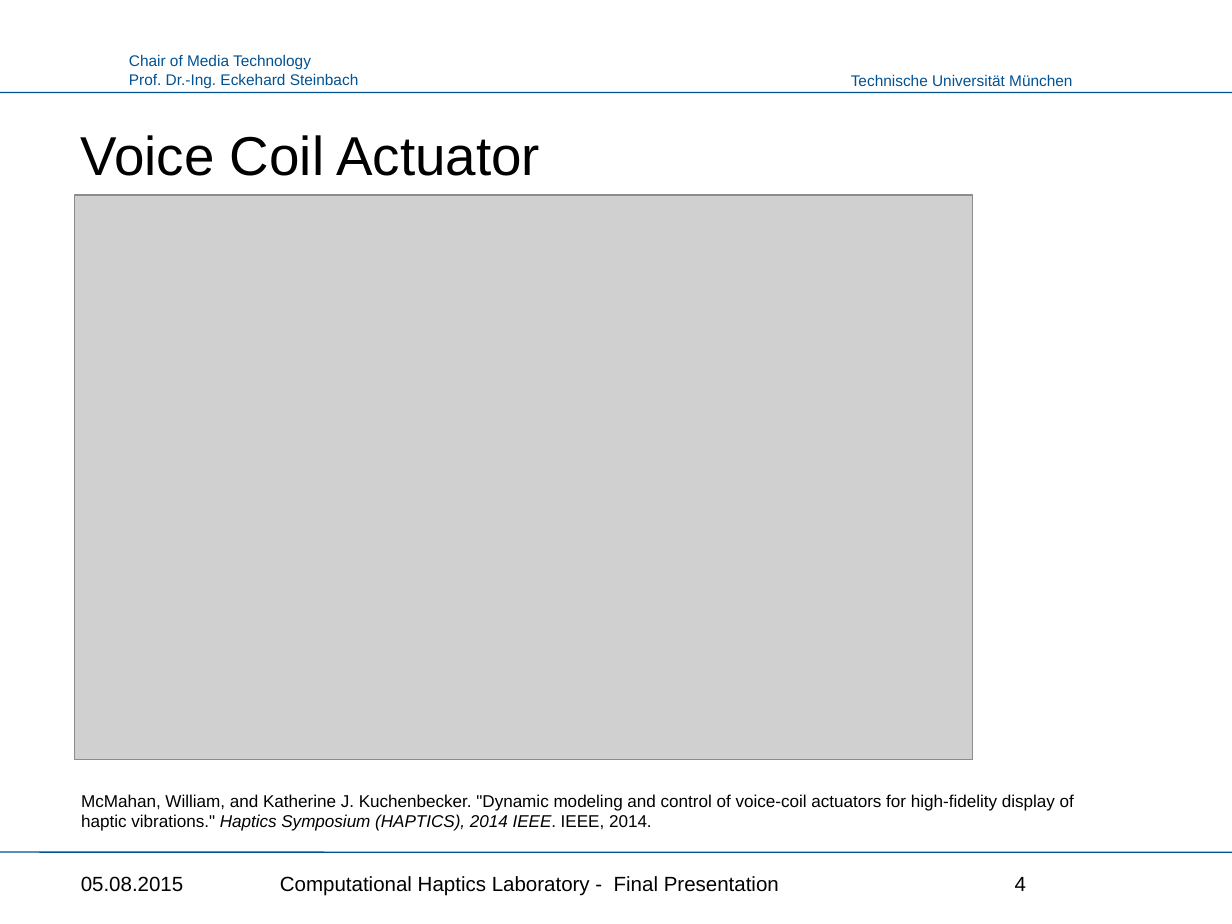
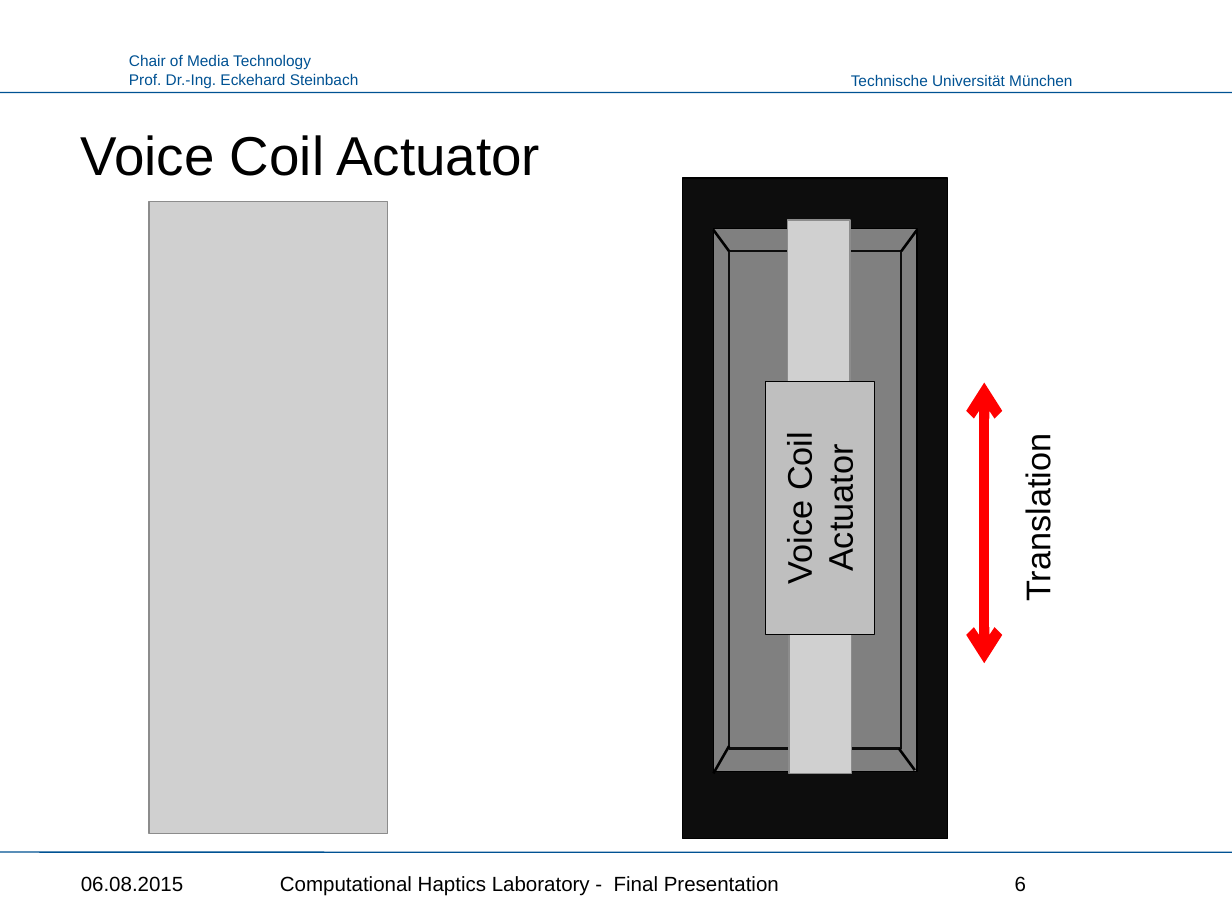
Before and after one commit to Punkbuster0401/HapticsLab, a slide deck: slide 6 of Haptics_Presentation.pptx (slide 4 before the commit). Drawn at 1232x924 pixels with LibreOffice and Linux fonts; fonts in the diff are those of the drawing; grey boxes stand for pictures; background and template pictures are left out. Boxes give left, top, right and bottom in pixels: in the first picture for what was removed or moved away, otherwise in the second. Text is boxed around its words. In the diff, an @@ line names an element or a change of style, - is before the commit and + after.

```diff
--- a/Haptics_Presentation.pptx
+++ b/Haptics_Presentation.pptx
@@ rectangle added at bbox=[683, 179, 947, 839], fill #0D0D0D, outline #000000 0.75 pt @@
@@ picture removed at bbox=[74, 195, 972, 759] @@
@@ picture added at bbox=[150, 200, 387, 833] @@
@@ rectangle added at bbox=[713, 228, 917, 771], fill #808080, outline #000000 0.75 pt @@
@@ line added from (729, 251) to (713, 230), #000000 1.5 pt @@
@@ picture added at bbox=[787, 221, 850, 400] @@
@@ line added from (902, 251) to (917, 230), #000000 1.5 pt @@
@@ rectangle added at bbox=[729, 251, 902, 749], fill #808080, outline #0D0D0D 1.5 pt @@
@@ rectangle added at bbox=[812, 240, 825, 759], fill #595959, outline #000000 0.75 pt @@
@@ rectangle added at bbox=[765, 381, 875, 634], fill #BFBFBF, outline #000000 0.75 pt, 20 pt, text #000000 @@
+Voice Coil Actuator
@@ double arrow added from (984, 383) to (984, 663), #FF0000 6 pt @@
@@ text added at bbox=[1020, 449, 1058, 596], 20 pt, text #000000 @@
+Translation
@@ picture added at bbox=[788, 605, 851, 774] @@
@@ line added from (713, 774) to (729, 747), #000000 1.5 pt @@
@@ line added from (915, 770) to (899, 749), #000000 1.5 pt @@
@@ text removed at bbox=[81, 794, 1074, 831] @@
-McMahan, William, and Katherine J. Kuchenbecker. "Dynamic modeling and control of voice-coil actuators for high-fidelity display of haptic vibrations." Haptics Symposium (HAPTICS), 2014 IEEE. IEEE, 2014.
@@ text at bbox=[81, 876, 184, 892]: text changed @@
-05.08.2015
+06.08.2015
@@ page number at bbox=[1015, 876, 1026, 892]: text changed @@
-4
+6
```
Also in this commit, not shown: 17 other slides changed, 2 slides added, 1 other file.
